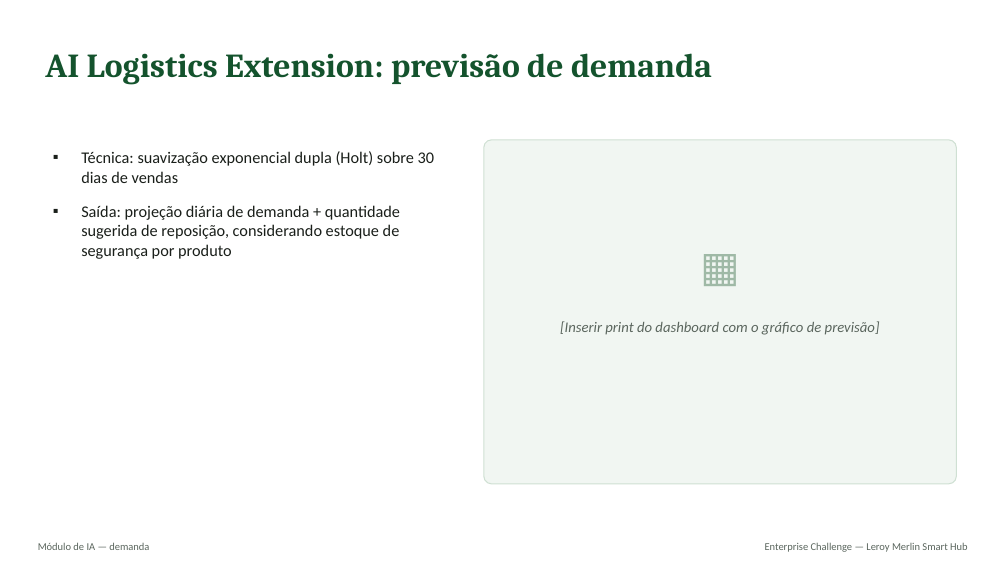
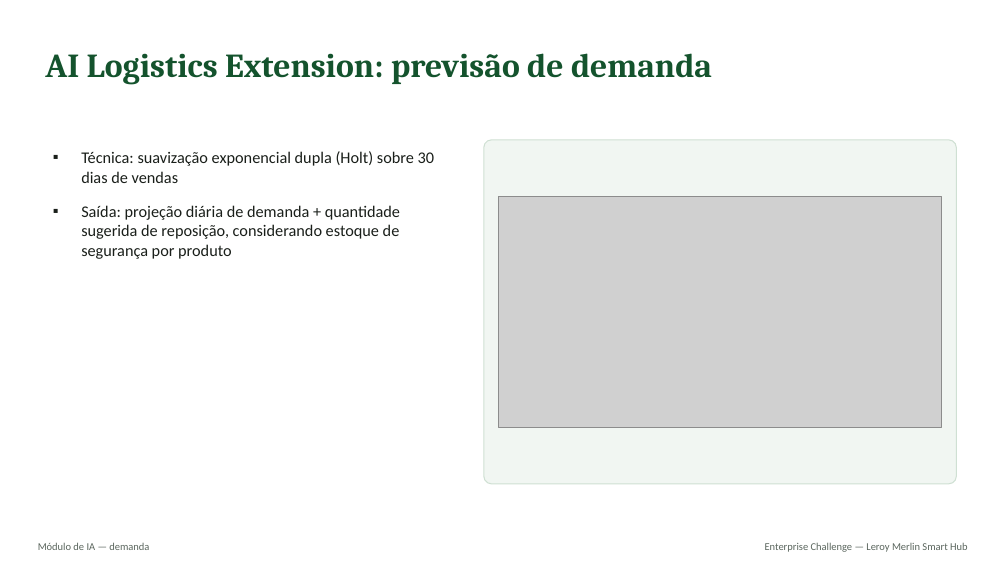
Before and after one commit to LeoMarsiarelli/Challenge-Leroy, a slide deck: slide 5 of docs/slides/leroy-merlin-smart-hub.pptx. Drawn at 1008x567 pixels with LibreOffice and Linux fonts; fonts in the diff are those of the drawing; grey boxes stand for pictures. Boxes give left, top, right and bottom in pixels: in the first picture for what was removed or moved away, otherwise in the second. Text is boxed around its words. In the diff, an @@ line names an element or a change of style, - is before the commit and + after.

```diff
--- a/docs/slides/leroy-merlin-smart-hub.pptx
+++ b/docs/slides/leroy-merlin-smart-hub.pptx
@@ picture added at <box>499,197,942,427</box> @@
@@ text removed at <box>560,321,880,335</box> @@
-[Inserir print do dashboard com o gráfico de previsão]
```
Also in this commit, not shown: 4 other slides changed.
